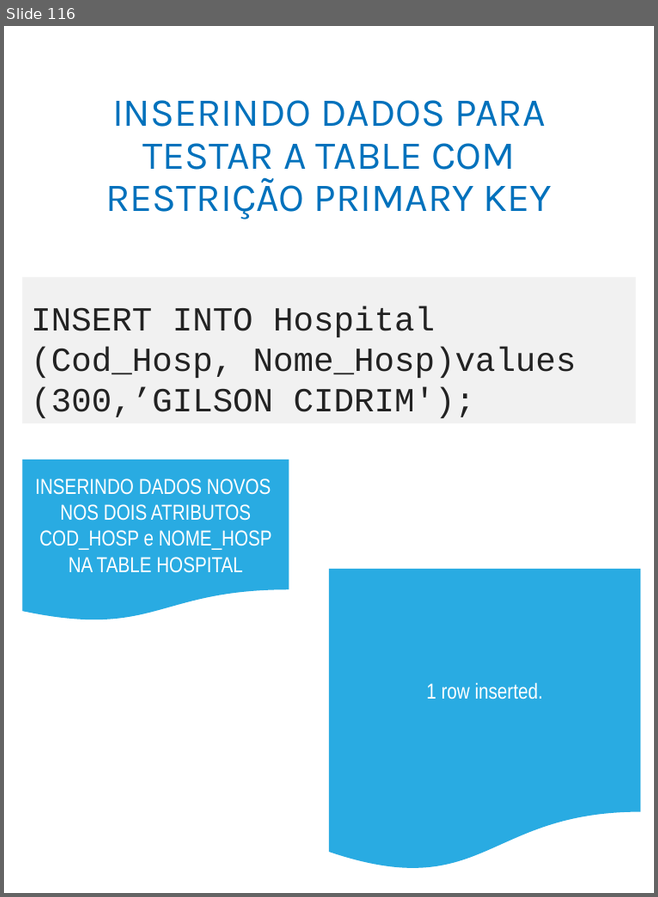
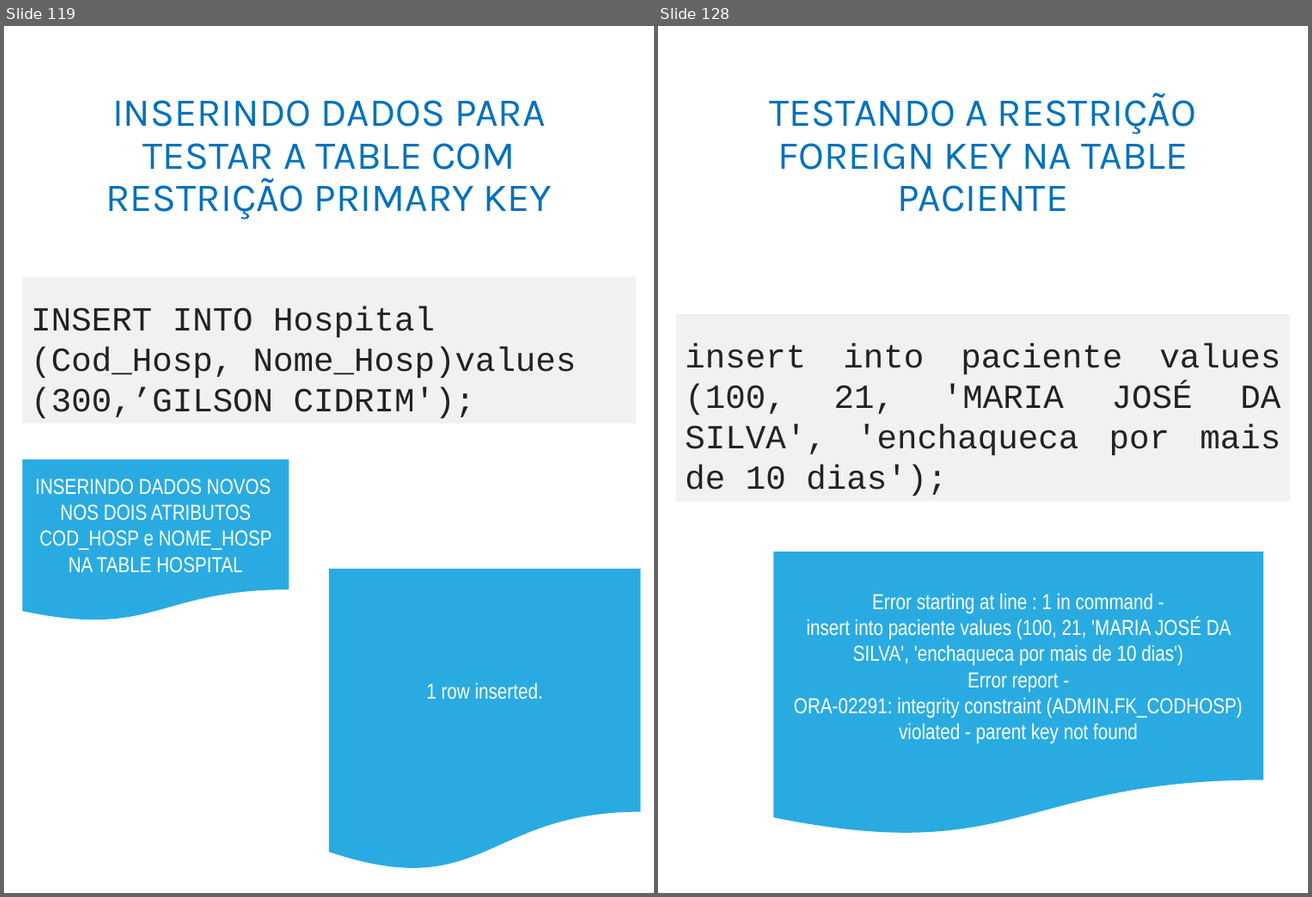
Before and after one commit to adilsonlopesoracle/BancodeDados_Olinda, a slide deck: BANCO DE DADOS_Atualizado.pptx. Shown side by side, each under a label of ours: slide 116 before the commit, slides 119 and 128 after it; the slides between them are not shown. The pictures are 658x897 and 1312x897 pixels, drawn with LibreOffice and Linux fonts; fonts in the diff are those of the drawing. Boxes give left, top, right and bottom in pixels: in the first picture for what was removed or moved away, otherwise in the second. Text is boxed around its words. In the diff, an @@ line names an element or a change of style, - is before the commit and + after.

```diff
--- a/BANCO DE DADOS_Atualizado.pptx
+++ b/BANCO DE DADOS_Atualizado.pptx
@@ slide 128 added at [658, 26, 1308, 893], background #FFFFFF @@
@@ title added at [770, 92, 1196, 212], 33 pt, text #0071BC @@
+TESTANDO A RESTRIÇÃO FOREIGN KEY NA TABLE PACIENTE
@@ rectangle added at [676, 314, 1290, 501], fill #F1F1F1, 28 pt, text #222222 @@
+insert into paciente values (100, 21, 'MARIA JOSÉ DA SILVA', 'enchaqueca por mais de 10 dias');
@@ flow chart document added at [773, 551, 1263, 835], fill #29ABE2, 18 pt, text #FFFFFF @@
+Error starting at line : 1 in command -
+insert into paciente values (100, 21, 'MARIA JOSÉ DA SILVA', 'enchaqueca por mais de 10 dias')
+Error report -
+ORA-02291: integrity constraint (ADMIN.FK_CODHOSP) violated - parent key not found
@@ what was slide 116 is now slide 119 @@
```
Also in this commit, not shown: 2 slides changed, 27 other slides added.
